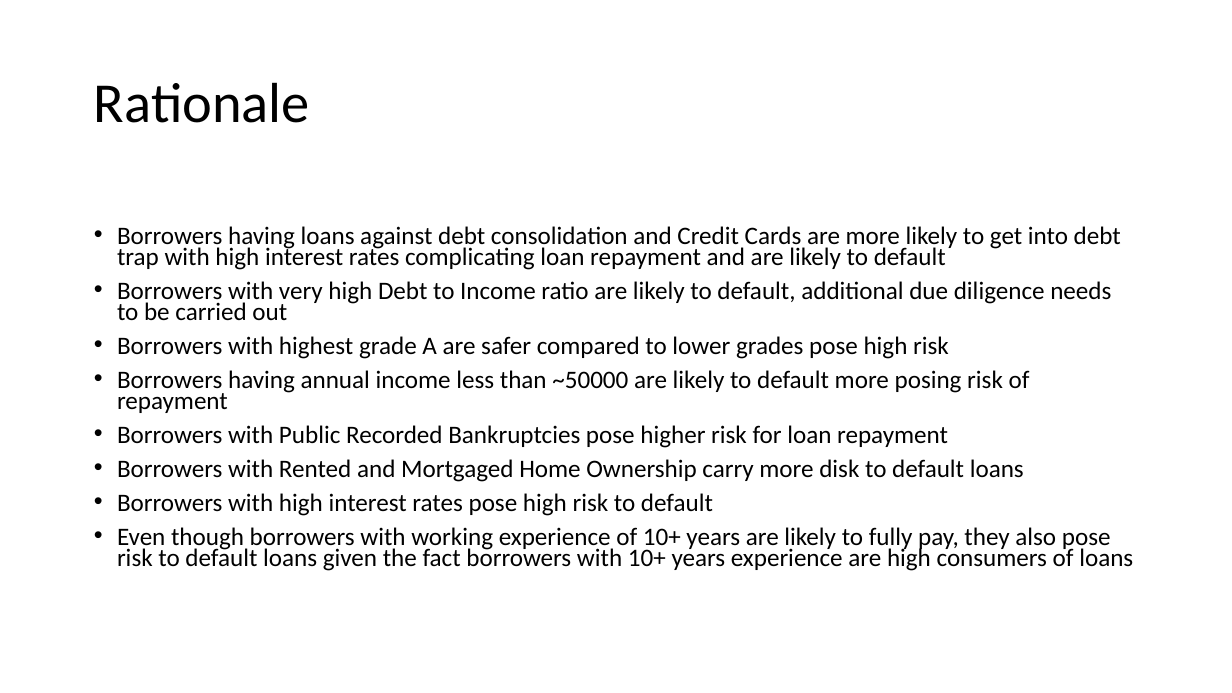
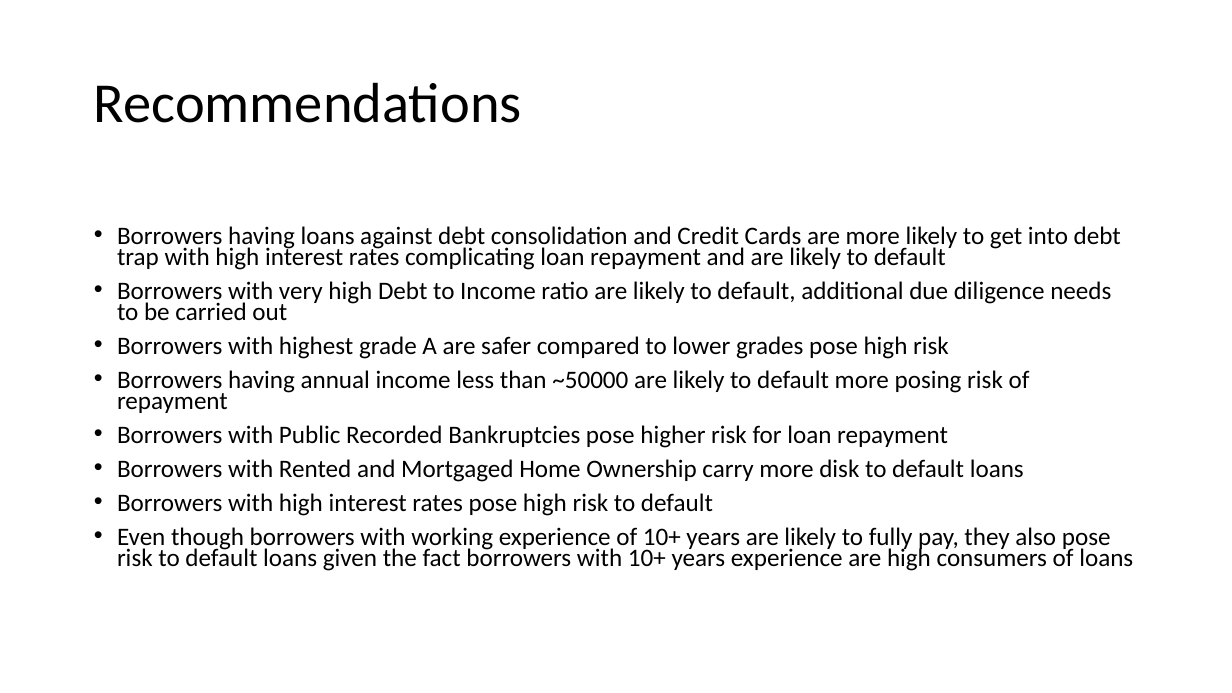
Before and after one commit to vjereme/Lending_Club_CaseStudy, a slide deck: slide 33 of Lending_Club_CaseStudy_Syed_Jereme.pptx. Drawn at 1232x693 pixels with LibreOffice and Linux fonts; fonts in the diff are those of the drawing. Boxes give left, top, right and bottom in pixels: in the first picture for what was removed or moved away, otherwise in the second. Text is boxed around its words. In the diff, an @@ line names an element or a change of style, - is before the commit and + after.

```diff
--- a/Lending_Club_CaseStudy_Syed_Jereme.pptx
+++ b/Lending_Club_CaseStudy_Syed_Jereme.pptx
@@ title at [94, 82, 522, 123]: text changed @@
-Rationale
+Recommendations
```
Also in this commit, not shown: 1 other file.
